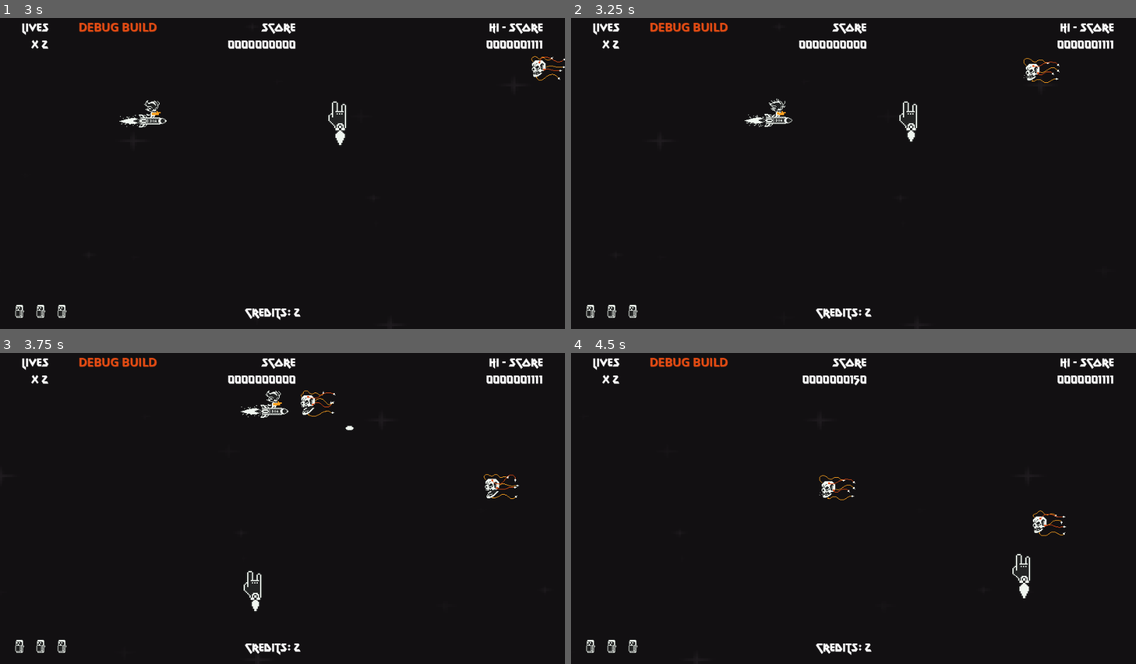
Above: before the commit, frames 1-4 (two rows, left to right).
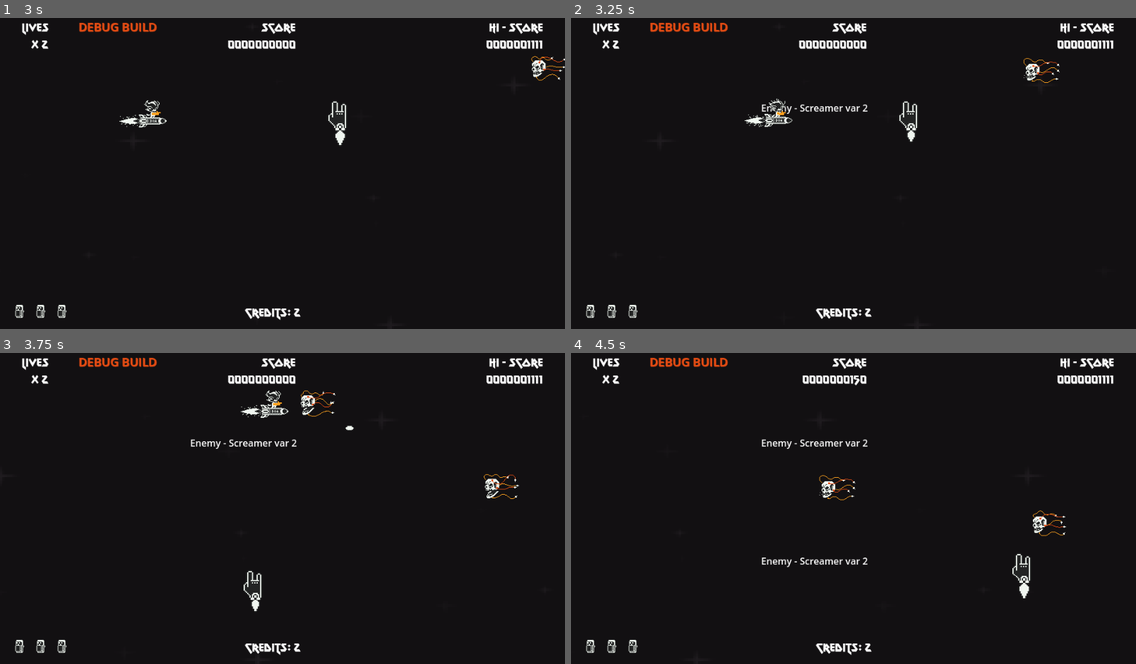
Above: after the commit, the same moments.

Repository: rnakkas/GodotSandbox
Game: Godot game, scene res://ShmupSandbox/Main/Scenes/main.tscn
The game is run twice, just before and just after one commit, with the same random seed, the same clock (stepped at 60 frames per second) and the same inputs. The engine's default icon, where the game draws it, is replaced by a stand-in: a white triangle on a blue panel in a dark square.
Inputs (mouse positions are in pixels of both pictures, inside the frame that each line leads up to):
- Up to frame 1 (3 s): tap Enter (ui_accept) at 0.5, 0.77, 1.25, 1.52 s; move the mouse to (406, 154) at 0.52 s; hold D (move_right) 0.53-1.28 s; hold Space (shoot) 0.53-1.28 s; tap 0 at 0.8, 1.35 s; move the mouse to (169, 185) at 1.27 s; hold S (move_down) 1.28-2 s; tap Space (shoot) at 1.55 s; click "Play" at 2 s; move the mouse to (339, 101) at 2.77 s; hold D (move_right) from 2.78 s (still down); hold Shift (bomb) from 2.78 s (still down)
- Up to frame 2 (3.25 s): keep holding D (move_right); keep holding Shift (bomb); tap 0 at 3.05 s
- Up to frame 3 (3.75 s): move the mouse to (254, 567) at 3.52 s; release D (move_right) at 3.53 s; release Shift (bomb) at 3.53 s; hold W (move_up) from 3.53 s (still down); tap Space (shoot) at 3.6 s
- Up to frame 4 (4.5 s): tap Enter (ui_accept) at 3.77 s; move the mouse to (1023, 552) at 4.27 s; release W (move_up) at 4.28 s; hold A (move_left) from 4.28 s (still down); tap 0 at 4.35 s

Frame 1 is identical in both runs. In frame 2, 0.2% of the frame differs, in the area x 33-53%, y 27-31%; in frame 3, 0.2%; in frame 4, 0.4%, in the area x 33-53%, y 27-69%.

Commit message:
screamer: started adding logic and relevant updates

Diff:
--- a/ShmupSandbox/Debug/Scripts/debug_layer.gd
+++ b/ShmupSandbox/Debug/Scripts/debug_layer.gd
@@ -93,5 +93,6 @@
 		SignalsBus.spawn_enemy_screamer_1_event.emit(mouse_pos)
 
 	if Input.is_key_label_pressed(KEY_0): # Spawn enemy - Screamer var 2
-		var mouse_pos : Vector2 = get_viewport().get_mouse_position()
+		# Keep x the same for this enemy since it follows a set path
+		var mouse_pos : Vector2 = Vector2(140.0, get_viewport().get_mouse_position().y)
 		SignalsBus.spawn_enemy_screamer_2_event.emit(mouse_pos)
--- a/ShmupSandbox/Enemies/Scenes/screamer_var_2.tscn
+++ b/ShmupSandbox/Enemies/Scenes/screamer_var_2.tscn
@@ -1,12 +1,19 @@
-[gd_scene load_steps=5 format=3 uid="uid://d3afq3v72lc0a"]
+[gd_scene load_steps=7 format=3 uid="uid://d3afq3v72lc0a"]
 
 [ext_resource type="Script" uid="uid://b860kkv38ilk7" path="res://ShmupSandbox/Enemies/Scripts/screamer_var_2.gd" id="1_patts"]
+[ext_resource type="PackedScene" uid="uid://csbgvaxupxds5" path="res://ShmupSandbox/Enemies/enemy_pathfollow_component.tscn" id="2_ia6iw"]
 [ext_resource type="Texture2D" uid="uid://b0t3vogr3x06f" path="res://icon.svg" id="2_ronh6"]
 
-[sub_resource type="CircleShape2D" id="CircleShape2D_qtyhs"]
+[sub_resource type="Curve2D" id="Curve2D_patts"]
+_data = {
+"points": PackedVector2Array(77.333, 88.303, -77.333, -88.303, 1080, 0, 0, 0, 0, 0, 900, 0, 87.846, 79.86, -87.846, -79.86, 720, 0, 1.19976, -1.95981, -1.19976, 1.95981, 540, 0, 91.839, 85.184, -91.839, -85.184, 360, 0, 0.778311, -0.980765, -0.778311, 0.980765, 180, 0, 99.825, 97.163, -99.825, -97.163, 0, 0, 1.46601, -0.874008, -1.46601, 0.874008, -180, 0)
+}
+point_count = 8
+
+[sub_resource type="CircleShape2D" id="CircleShape2D_bxwr7"]
 radius = 27.7308
 
-[sub_resource type="SpriteFrames" id="SpriteFrames_gsm1g"]
+[sub_resource type="SpriteFrames" id="SpriteFrames_0yovi"]
 animations = [{
 "frames": [{
 "duration": 1.0,
@@ -43,33 +50,31 @@
 "speed": 15.15
 }]
 
-[node name="screamer_var_2" type="Area2D"]
-collision_layer = 8
-collision_mask = 67
+[node name="screamer_var_2" type="Node2D"]
 script = ExtResource("1_patts")
 
-[node name="collider" type="CollisionShape2D" parent="."]
-shape = SubResource("CircleShape2D_qtyhs")
+[node name="Path2D" type="Path2D" parent="."]
+curve = SubResource("Curve2D_patts")
+
+[node name="enemy_pathfollow_component" parent="Path2D" instance=ExtResource("2_ia6iw")]
+position = Vector2(1080, 0)
+
+[node name="enemy_box" type="Area2D" parent="Path2D/enemy_pathfollow_component"]
+
+[node name="collider" type="CollisionShape2D" parent="Path2D/enemy_pathfollow_component/enemy_box"]
+shape = SubResource("CircleShape2D_bxwr7")
 debug_color = Color(0, 0.792157, 0.858824, 0.380392)
 
-[node name="sprite" type="AnimatedSprite2D" parent="."]
+[node name="sprite" type="AnimatedSprite2D" parent="Path2D/enemy_pathfollow_component/enemy_box"]
+unique_name_in_owner = true
 self_modulate = Color(0, 0.79056, 0.858813, 1)
 scale = Vector2(0.3, 0.3)
-sprite_frames = SubResource("SpriteFrames_gsm1g")
+sprite_frames = SubResource("SpriteFrames_0yovi")
 animation = &"fly"
 autoplay = "fly"
 
-[node name="VisibleOnScreenNotifier2D" type="VisibleOnScreenNotifier2D" parent="."]
-
-[node name="debug_label" type="Label" parent="."]
-offset_left = -93.0
-offset_top = -40.0
-offset_right = 89.0
-offset_bottom = 9.0
-text = "Enemy - Screamer var 1
-"
-
-[node name="CPUParticles2D" type="CPUParticles2D" parent="."]
+[node name="CPUParticles2D" type="CPUParticles2D" parent="Path2D/enemy_pathfollow_component/enemy_box"]
+unique_name_in_owner = true
 emitting = false
 amount = 25
 lifetime = 0.41
@@ -83,3 +88,14 @@
 initial_velocity_min = 151.08
 initial_velocity_max = 287.77
 scale_amount_max = 2.5
+
+[node name="debug_label" type="Label" parent="Path2D/enemy_pathfollow_component/enemy_box"]
+offset_left = -897.0
+offset_top = 1.0
+offset_right = -715.0
+offset_bottom = 50.0
+text = "Enemy - Screamer var 2
+"
+
+[node name="VisibleOnScreenNotifier2D" type="VisibleOnScreenNotifier2D" parent="Path2D/enemy_pathfollow_component/enemy_box"]
+self_modulate = Color(1, 0.124572, 0.0864938, 1)
--- a/ShmupSandbox/Enemies/Scripts/screamer_var_1.gd
+++ b/ShmupSandbox/Enemies/Scripts/screamer_var_1.gd
@@ -5,3 +5,8 @@
 
 @export var speed : float = 210.0
 @export var kill_score : int = 100
+
+## TODO: Behavior
+# Variant 1: Fly into screen from top, bottom or right,
+# shoot a single projectile at player position,
+# then fly in a straight line back to the right to off screen
--- a/ShmupSandbox/Enemies/Scripts/screamer_var_2.gd
+++ b/ShmupSandbox/Enemies/Scripts/screamer_var_2.gd
@@ -1,7 +1,10 @@
-class_name ScreamerVar2 extends Area2D
+class_name ScreamerVar2 extends Node2D
 
-@onready var sprite : AnimatedSprite2D = $sprite
-@onready var particles : CPUParticles2D = $CPUParticles2D
+@onready var sprite : AnimatedSprite2D = %sprite
+@onready var particles : CPUParticles2D = %CPUParticles2D
 
-@export var speed : float = 210.0
 @export var kill_score : int = 100
+
+## TODO: Behaviour
+# Variant 2: Fly in a sine wave path from right to left
+# while shooting single projectile straight forward
--- /dev/null
+++ b/ShmupSandbox/Enemies/enemy_pathfollow_component.gd
@@ -0,0 +1,3 @@
+class_name EnemyPathfollowComponent extends PathFollow2D
+
+## TODO: logic for following path
--- /dev/null
+++ b/ShmupSandbox/Enemies/enemy_pathfollow_component.tscn
@@ -0,0 +1,8 @@
+[gd_scene load_steps=2 format=3 uid="uid://csbgvaxupxds5"]
+
+[ext_resource type="Script" uid="uid://dal37i1xhbtbk" path="res://ShmupSandbox/Enemies/enemy_pathfollow_component.gd" id="1_8ww73"]
+
+[node name="enemy_pathfollow_component" type="PathFollow2D"]
+rotates = false
+loop = false
+script = ExtResource("1_8ww73")
--- a/ShmupSandbox/Main/Scripts/enemy_spawner.gd
+++ b/ShmupSandbox/Main/Scripts/enemy_spawner.gd
@@ -31,7 +31,7 @@
 @onready var spawn_timer : Timer = $enemy_spawn_timer
 
 ## Custom signals
-signal add_enemy_to_game(enemy : Area2D)
+signal add_enemy_to_game(enemy : Node2D)
 
 var sp_x : float
 var prev_sp : float
@@ -50,6 +50,8 @@
 func _connect_to_signals() -> void:
 	SignalsBus.spawn_enemy_doomboard_event.connect(self._on_spawn_doomboard_event)
 	SignalsBus.spawn_enemy_boomer_event.connect(self._on_spawn_boomer_event)
+	SignalsBus.spawn_enemy_screamer_1_event.connect(self._on_spawn_screamer_1_event)
+	SignalsBus.spawn_enemy_screamer_2_event.connect(self._on_spawn_screamer_2_event)
 
 
 func _on_spawn_doomboard_event(sp : Vector2) -> void:
@@ -58,9 +60,15 @@
 func _on_spawn_boomer_event(sp : Vector2) -> void:
 	_instantiate_enemy(boomer_PS, sp)
 
+func _on_spawn_screamer_1_event(sp : Vector2) -> void:
+	_instantiate_enemy(screamer_1_PS, sp)
+
+func _on_spawn_screamer_2_event(sp : Vector2) -> void:
+	_instantiate_enemy(screamer_2_PS, sp)
+
 
 func _instantiate_enemy(enemy_scene: PackedScene, sp : Vector2) -> void:
-	var enemy_instance : Area2D = enemy_scene.instantiate()
+	var enemy_instance : Node2D = enemy_scene.instantiate()
 	enemy_instance.global_position = sp
 	add_enemy_to_game.emit(enemy_instance)
 
--- a/ShmupSandbox/Main/Scripts/game.gd
+++ b/ShmupSandbox/Main/Scripts/game.gd
@@ -71,7 +71,7 @@
 ################################################
 # NOTE: Spawning enemies
 ################################################
-func _on_enemy_spawner_add_enemy_to_game(enemy: Area2D) -> void:
+func _on_enemy_spawner_add_enemy_to_game(enemy:Node2D) -> void:
 	enemies_container.call_deferred("add_child", enemy)
 
 
Not shown, added: ShmupSandbox/Enemies/enemy_pathfollow_component.gd.uid
